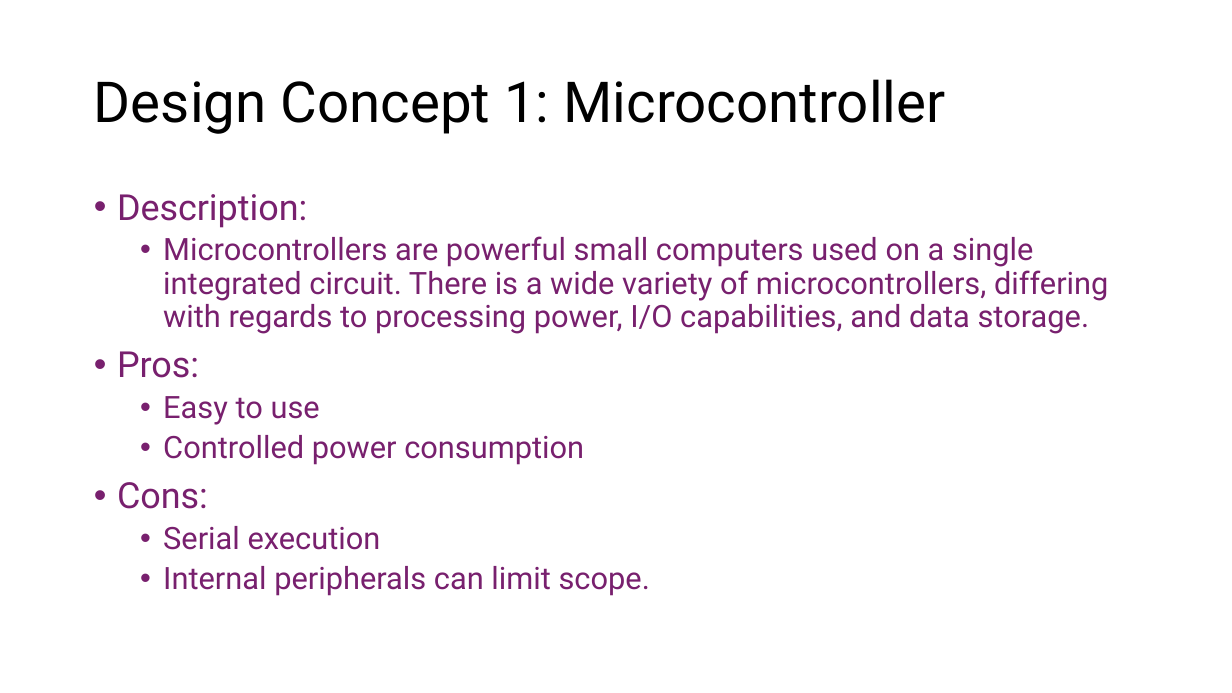
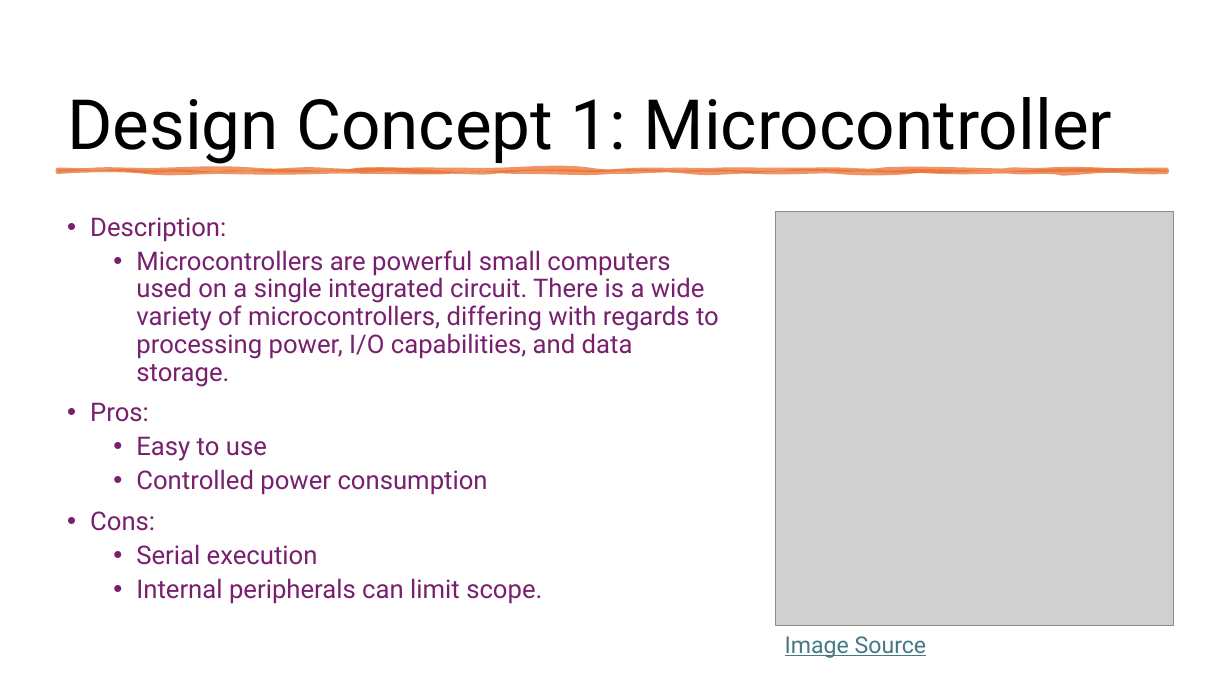
Before and after one commit to Tannyr-Singleterry/ECE590_SeniorDesign, a slide deck: slide 6 of Documents/CDR/CDR_Presentation.pptx. Drawn at 1232x693 pixels with LibreOffice and Linux fonts; fonts in the diff are those of the drawing; grey boxes stand for pictures. Boxes give left, top, right and bottom in pixels: in the first picture for what was removed or moved away, otherwise in the second. Text is boxed around its words. In the diff, an @@ line names an element or a change of style, - is before the commit and + after.

```diff
--- a/Documents/CDR/CDR_Presentation.pptx
+++ b/Documents/CDR/CDR_Presentation.pptx
@@ title "Design Concept 1: Microcontroller" moved from (x1=94, y1=79, x2=946, y2=134) to (x1=67, y1=97, x2=1113, y2=164) @@
@@ title "Design Concept 1: Microcontroller" at (x1=67, y1=97, x2=1113, y2=164): size 44 to 54 pt; vertical alignment middle to bottom @@
@@ freeform shape added at (x1=58, y1=170, x2=1167, y2=172), fill #E97132 at 75% opacity, outline #E97132 3.5 pt @@
@@ text "Description:" moved from (x1=117, y1=194, x2=1108, y2=596) to (x1=90, y1=217, x2=719, y2=604) @@
@@ text "Description:" at (x1=90, y1=217, x2=719, y2=604): size 28 to 20 pt in "Description:", "Pros:", "Cons:"; size 24 to 20 pt @@
@@ picture added at (x1=775, y1=212, x2=1174, y2=626) @@
@@ text added at (x1=785, y1=636, x2=927, y2=658), 18 pt, text #467886, underline @@
+Image Source
```
Also in this commit, not shown: 9 other slides changed.
